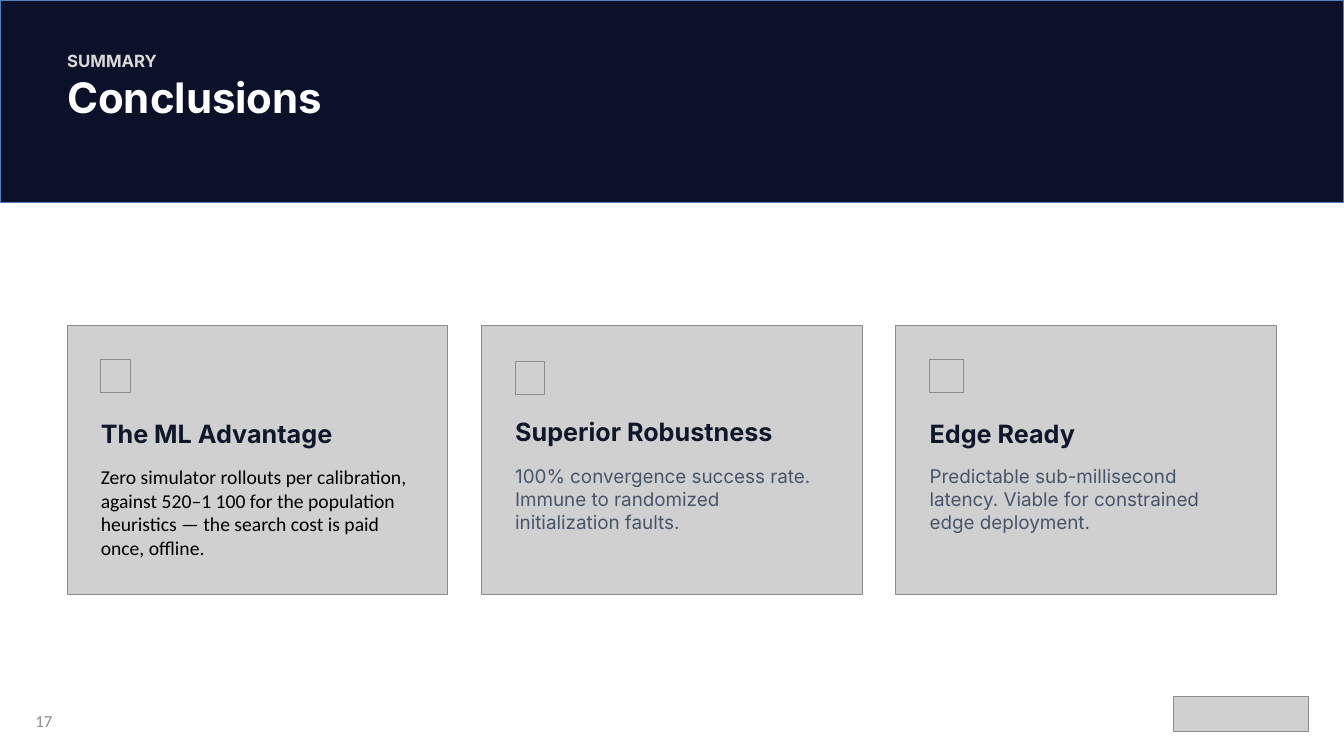
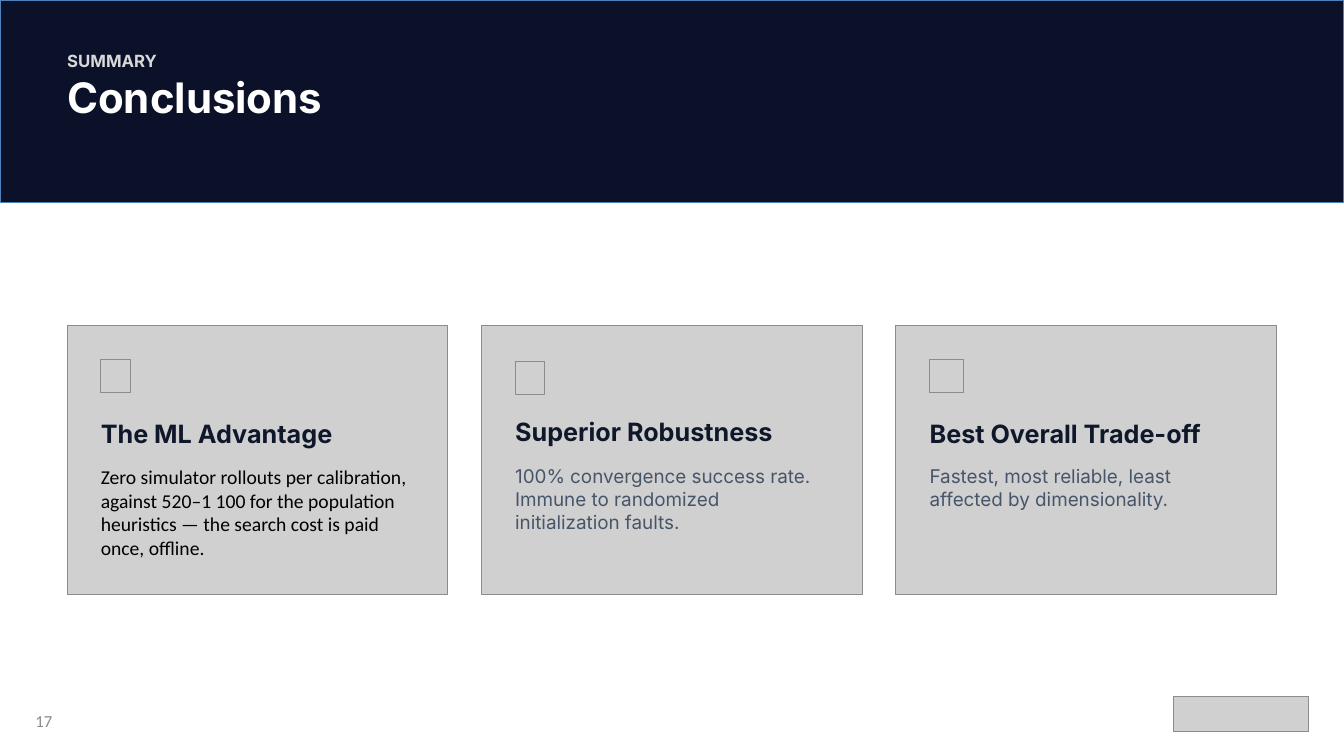
Before and after one commit to titelaex/ParamsCalibrator, a slide deck: slide 17 of docs/ParamsCalibrator Light Mode.pptx. Drawn at 1344x756 pixels with LibreOffice and Linux fonts; fonts in the diff are those of the drawing; grey boxes stand for pictures. Boxes give left, top, right and bottom in pixels: in the first picture for what was removed or moved away, otherwise in the second. Text is boxed around its words. In the diff, an @@ line names an element or a change of style, - is before the commit and + after.

```diff
--- a/docs/ParamsCalibrator Light Mode.pptx
+++ b/docs/ParamsCalibrator Light Mode.pptx
@@ text at (930, 424, 1201, 444): text changed @@
-Edge Ready
+Best Overall Trade-off
@@ text at (930, 469, 1171, 510): text changed @@
-Predictable sub-millisecond latency. Viable for constrained edge deployment.
+Fastest, most reliable, least affected by dimensionality.
```
Also in this commit, not shown: 4 other slides changed, 1 slide added, 1 slide removed, 4 other files.
